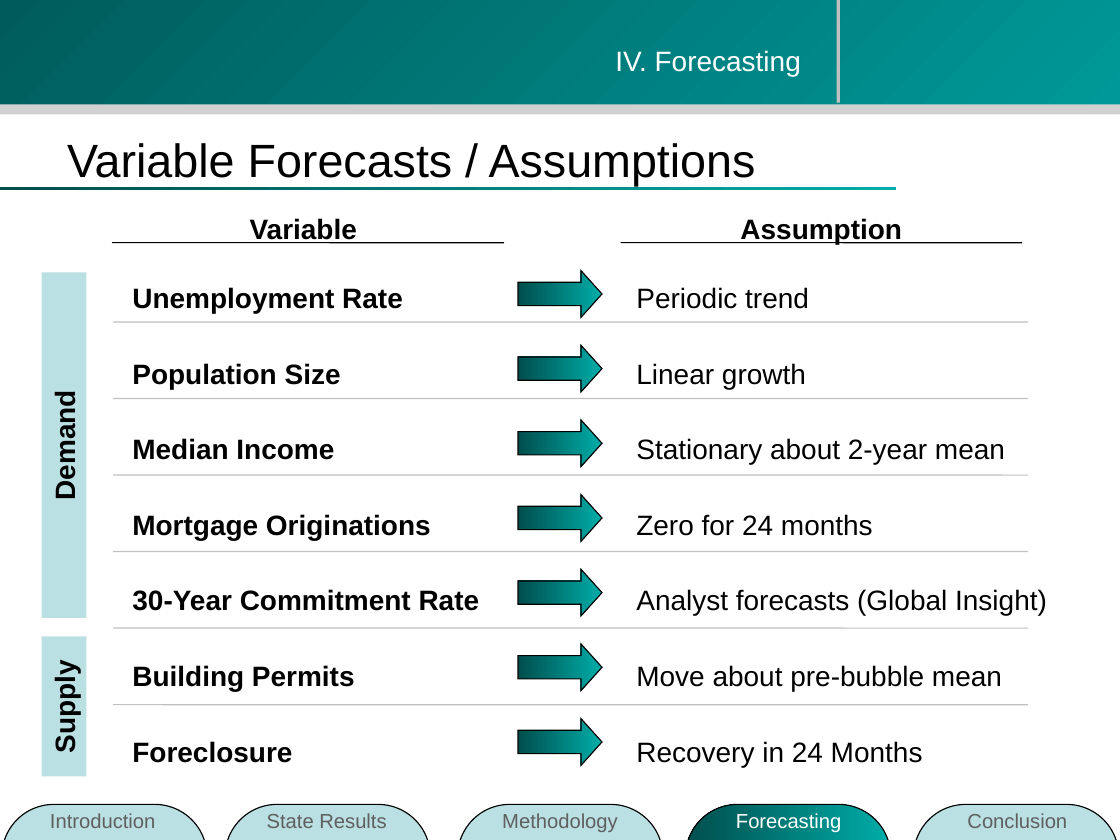
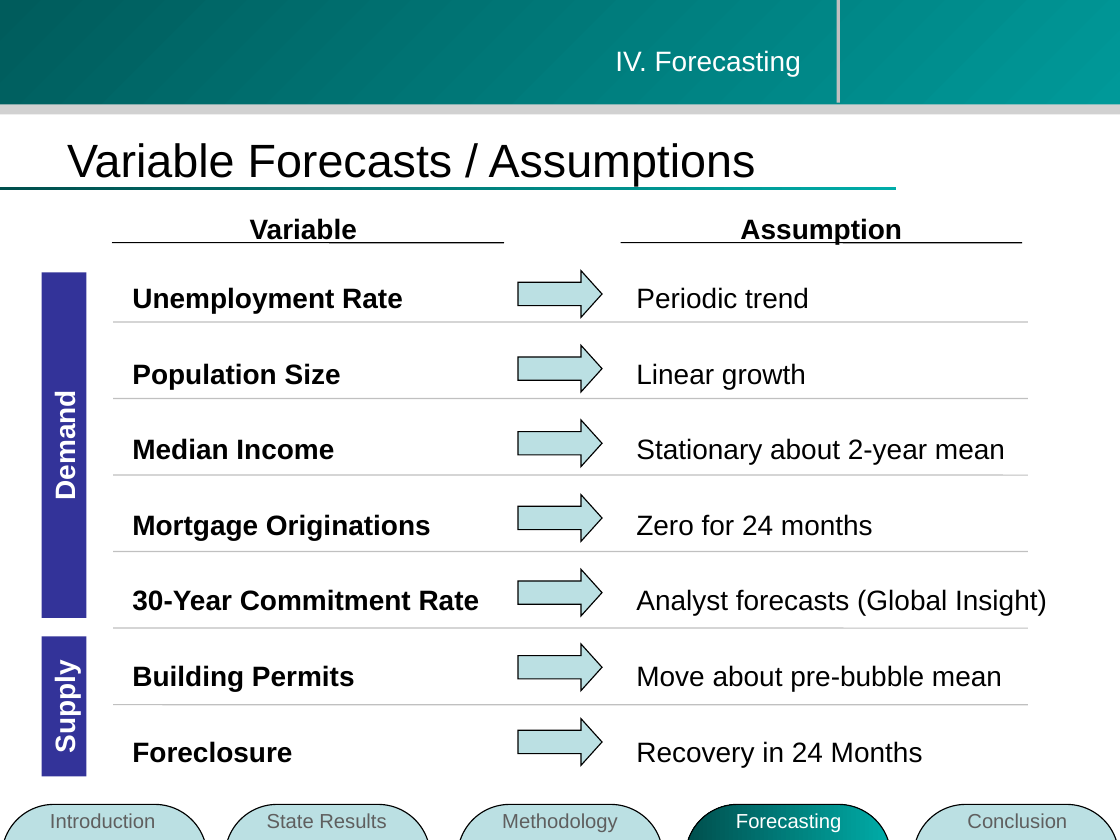
Before and after one commit to zhouzhenghui/svnrepository, a slide deck: slide 24 of SVNRepository/Presentation/M.Eng Final Presentation-take2.ppt. Drawn at 1120x840 pixels with LibreOffice and Linux fonts; fonts in the diff are those of the drawing; background and template pictures are left out. Boxes give left, top, right and bottom in pixels: in the first picture for what was removed or moved away, otherwise in the second. Text is boxed around its words. In the diff, an @@ line names an element or a change of style, - is before the commit and + after.

```diff
--- a/SVNRepository/Presentation/M.Eng Final Presentation-take2.ppt
+++ b/SVNRepository/Presentation/M.Eng Final Presentation-take2.ppt
@@ rectangle "Demand" at [41, 272, 86, 617]: text colour #000000 to #FFFFFF; fill #BBE0E3 to #333399 @@
@@ right arrow removed at [519, 271, 603, 318] @@
@@ rectangle "Supply" at [42, 637, 87, 777]: text colour #000000 to #FFFFFF; fill #BBE0E3 to #333399 @@
@@ 6 right arrows: place and size @@
-6 right arrows at [519, 345, 603, 766]
+6 right arrows at [519, 271, 603, 691]
@@ fill gradient #00ACA8 to #004F4D to #BBE0E3 in 6 elements at [519, 271, 603, 318], [519, 495, 603, 542], [519, 345, 603, 392], [519, 420, 603, 467], [519, 569, 603, 616], [519, 644, 603, 691] @@
@@ right arrow added at [519, 719, 603, 766], fill #BBE0E3, outline #000000 0.74 pt @@
```
Also in this commit, not shown: 9 other slides changed, 3 slides added, 1 slide removed.
